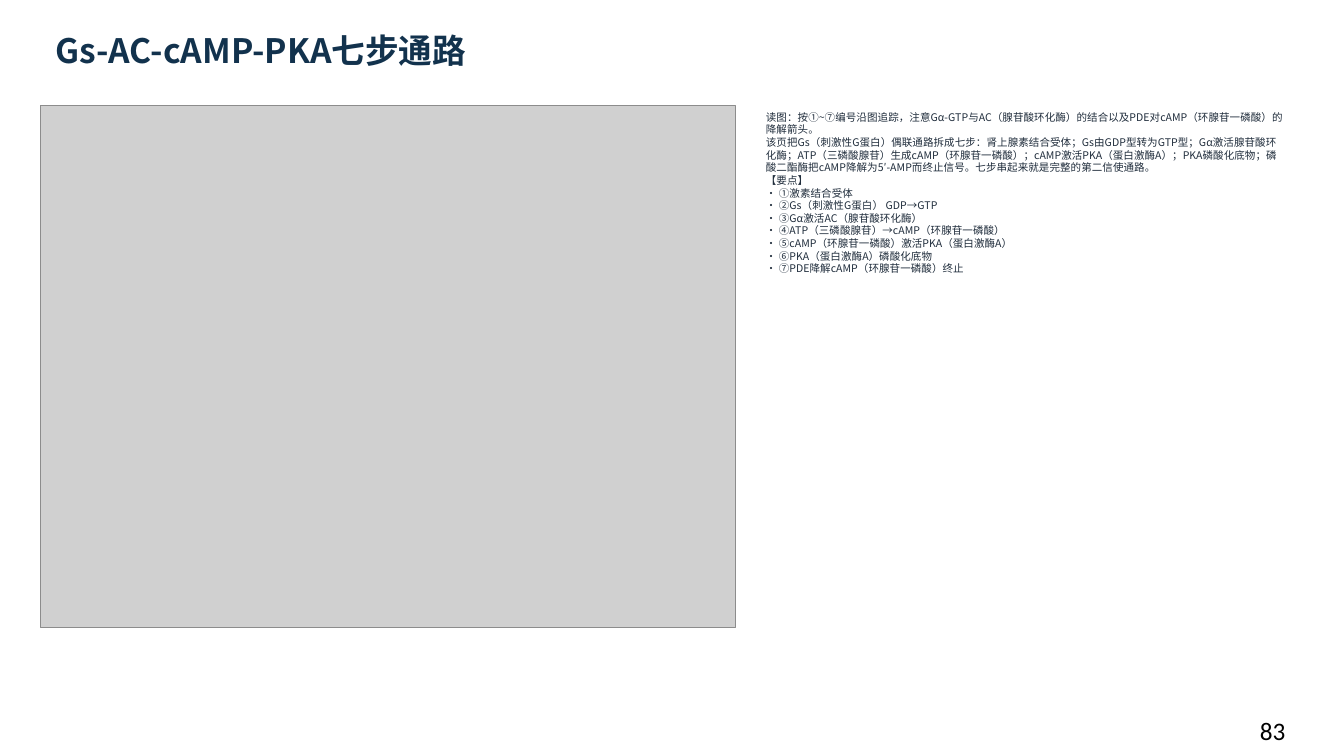
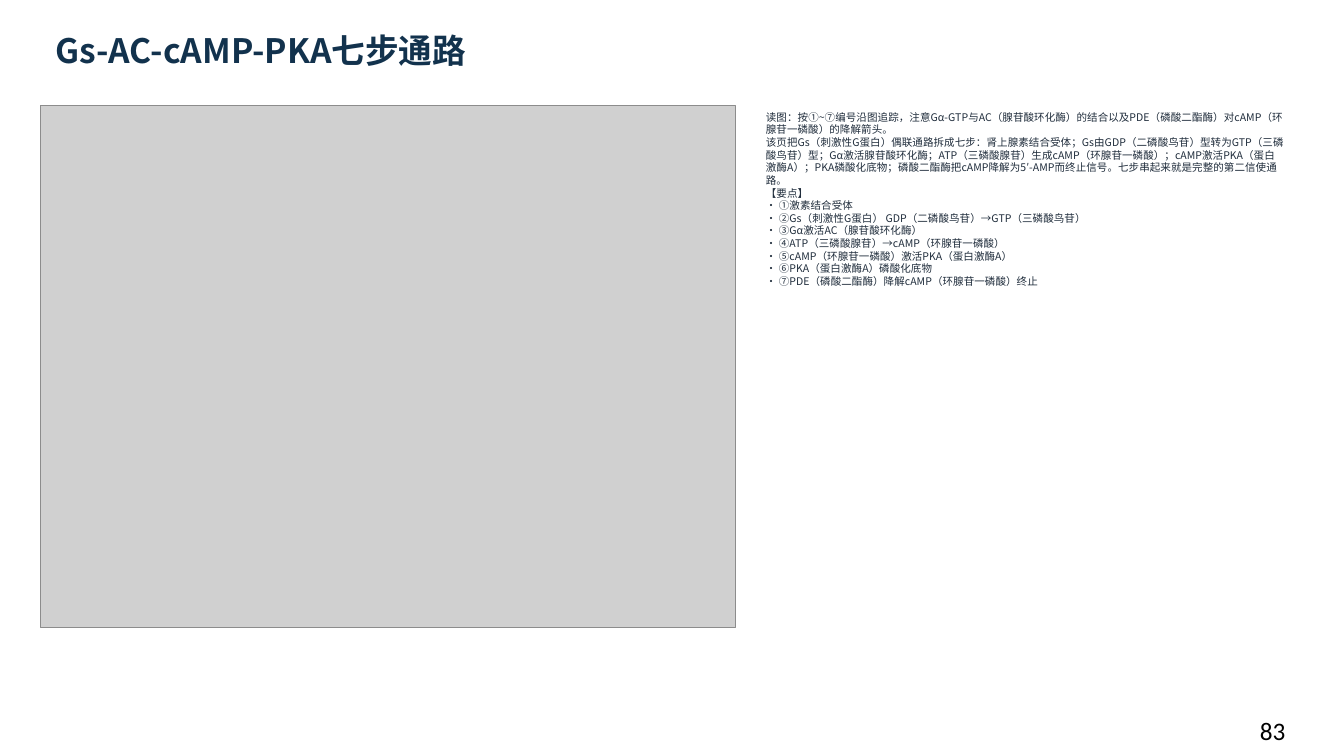
Before and after one commit to newkan-li/Biochemistry, a slide deck: slide 83 of downloads/bc14-ai-style.pptx. Drawn at 1344x756 pixels with LibreOffice and Linux fonts; fonts in the diff are those of the drawing; grey boxes stand for pictures. Boxes give left, top, right and bottom in pixels: in the first picture for what was removed or moved away, otherwise in the second. Text is boxed around its words. In the diff, an @@ line names an element or a change of style, - is before the commit and + after.

```diff
--- a/downloads/bc14-ai-style.pptx
+++ b/downloads/bc14-ai-style.pptx
@@ text at bbox=[766, 112, 1284, 286]: text changed @@
-读图：按①~⑦编号沿图追踪，注意Gα-GTP与AC（腺苷酸环化酶）的结合以及PDE对cAMP（环腺苷一磷酸）的降解箭头。
-该页把Gs（刺激性G蛋白）偶联通路拆成七步：肾上腺素结合受体；Gs由GDP型转为GTP型；Gα激活腺苷酸环化酶；ATP（三磷酸腺苷）生成cAMP（环腺苷一磷酸）；cAMP激活PKA（蛋白激酶A）；PKA磷酸化底物；磷酸二酯酶把cAMP降解为5′-AMP而终止信号。七步串起来就是完整的第二信使通路。
-【要点】
-• ①激素结合受体
-• ②Gs（刺激性G蛋白） GDP→GTP
-• ③Gα激活AC（腺苷酸环化酶）
-• ④ATP（三磷酸腺苷）→cAMP（环腺苷一磷酸）
-• ⑤cAMP（环腺苷一磷酸）激活PKA（蛋白激酶A）
-• ⑥PKA（蛋白激酶A）磷酸化底物
-• ⑦PDE降解cAMP（环腺苷一磷酸）终止
+读图：按①~⑦编号沿图追踪，注意Gα-GTP与AC（腺苷酸环化酶）的结合以及PDE（磷酸二酯酶）对cAMP（环腺苷一磷酸）的降解箭头。
+该页把Gs（刺激性G蛋白）偶联通路拆成七步：肾上腺素结合受体；Gs由GDP（二磷酸鸟苷）型转为GTP（三磷酸鸟苷）型；Gα激活腺苷酸环化酶；ATP（三磷酸腺苷）生成cAMP（环腺苷一磷酸）；cAMP激活PKA（蛋白激酶A）；PKA磷酸化底物；磷酸二酯酶把cAMP降解为5′-AMP而终止信号。七步串起来就是完整的第二信使通路。
+【要点】
+• ①激素结合受体
+• ②Gs（刺激性G蛋白） GDP（二磷酸鸟苷）→GTP（三磷酸鸟苷）
+• ③Gα激活AC（腺苷酸环化酶）
+• ④ATP（三磷酸腺苷）→cAMP（环腺苷一磷酸）
+• ⑤cAMP（环腺苷一磷酸）激活PKA（蛋白激酶A）
+• ⑥PKA（蛋白激酶A）磷酸化底物
+• ⑦PDE（磷酸二酯酶）降解cAMP（环腺苷一磷酸）终止
```
Also in this commit, not shown: 22 other slides changed, 5 other files.
